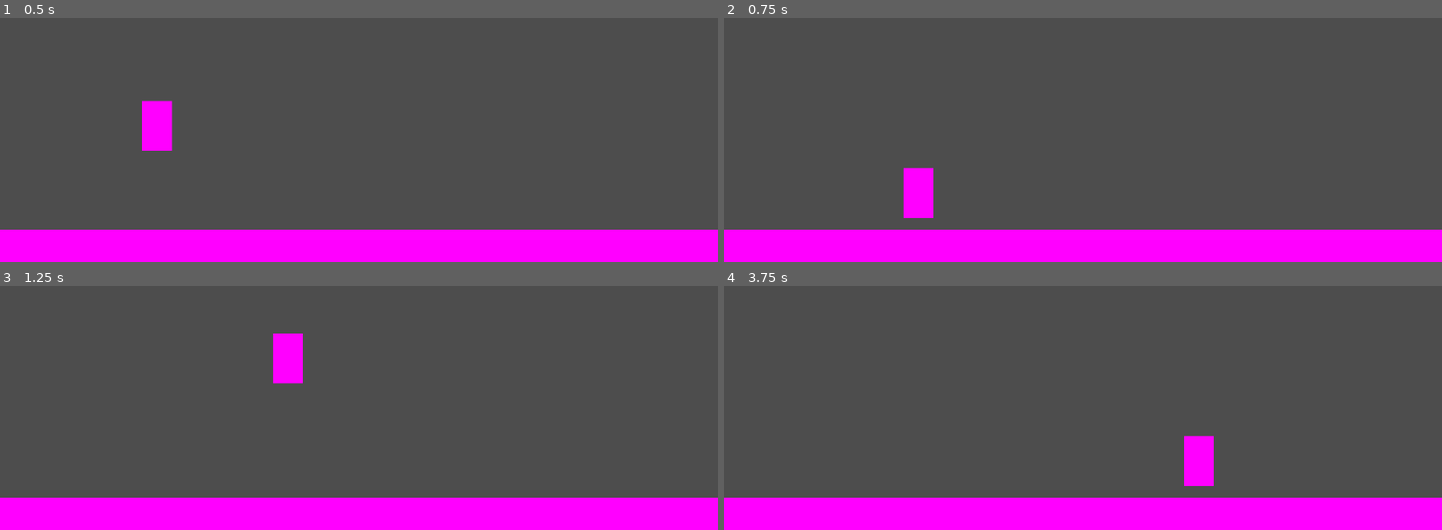
Above: before the commit, frames 1-4 (two rows, left to right).
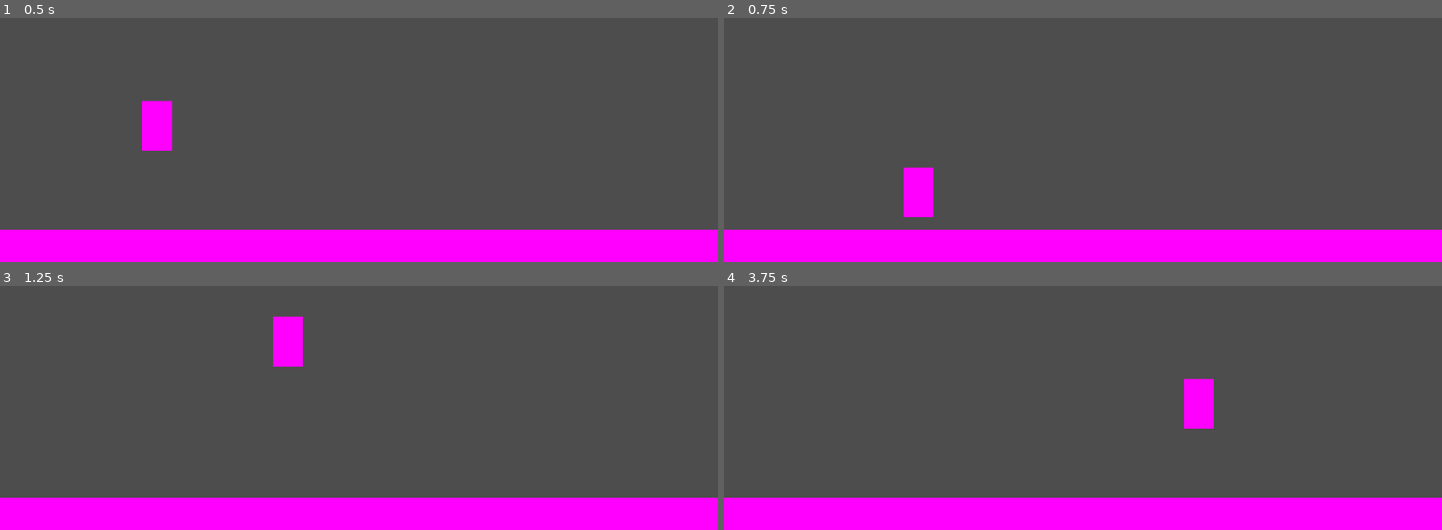
Above: after the commit, the same moments.

Repository: DieHenne123123123/SamuraiRoguelike
Game: Godot game, scene res://Scenes/TestScene/test_scene.tscn
Same seed, same stepped clock (60 frames per second), same inputs: the game is played once before the commit and once after it.
Inputs:
- Up to frame 1 (0.5 s): no input
- Up to frame 2 (0.75 s): hold D (Right) from 0.53 s (still down); hold Space (Jump) from 0.53 s (still down)
- Up to frame 3 (1.25 s): keep holding D (Right); keep holding Space (Jump)
- Up to frame 4 (3.75 s): release Space (Jump) at 1.28 s; tap Space (Jump) at 1.35, 1.52, 1.82, 2.85, 3.02, 3.32 s; release D (Right) at 2.03 s; hold A (Left) 2.03-2.78 s; hold Space (Jump) 2.03-2.78 s; hold D (Right) from 2.78 s (still down); hold Space (Jump) from 3.53 s (still down)

Frame 1 is identical in both runs. In frame 2, less than 0.1% of the frame differs, in the area x 25-30%, y 61-82%; in frame 3, 0.6%; in frame 4, 1.7%, in the area x 64-69%, y 37-82%.

Commit message:
Finished CharacterMovement

Diff:
--- a/Scripts/CharacterController/CharacterController.gd
+++ b/Scripts/CharacterController/CharacterController.gd
@@ -2,7 +2,7 @@
 
 
 const SPEED = 300.0
-const JUMP_VELOCITY = -600.0
+const JUMP_VELOCITY = -650.0
 var gravity = ProjectSettings.get_setting("physics/2d/default_gravity")
 
 
@@ -15,11 +15,10 @@
 	if Input.is_action_pressed("Jump") and is_on_floor():
 		velocity.y = JUMP_VELOCITY
 	if Input.is_action_just_released("Jump") && velocity.y <= 0:
-		velocity.y = -20
+		velocity.y = -50
 	var direction = Input.get_axis("Left", "Right")
 	if direction:
 		velocity.x = direction * SPEED
 	else:
 		velocity.x = move_toward(velocity.x, 0, SPEED)
-
 	move_and_slide()
